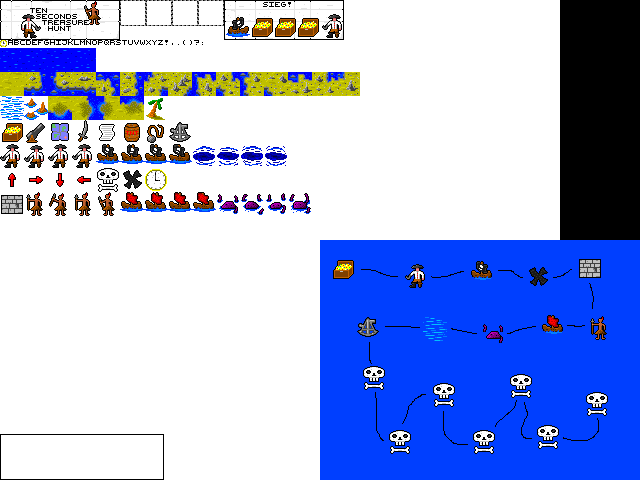
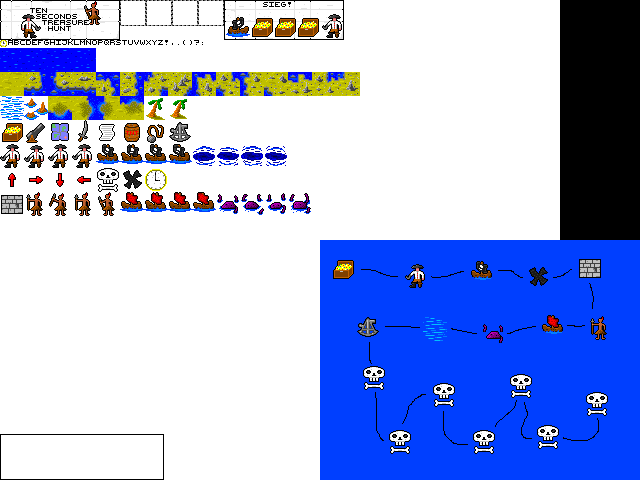
Comparing the layer stacks of the two w=640, h=480 images. Changes:
painted on "content" over [170, 99, 187, 119]
